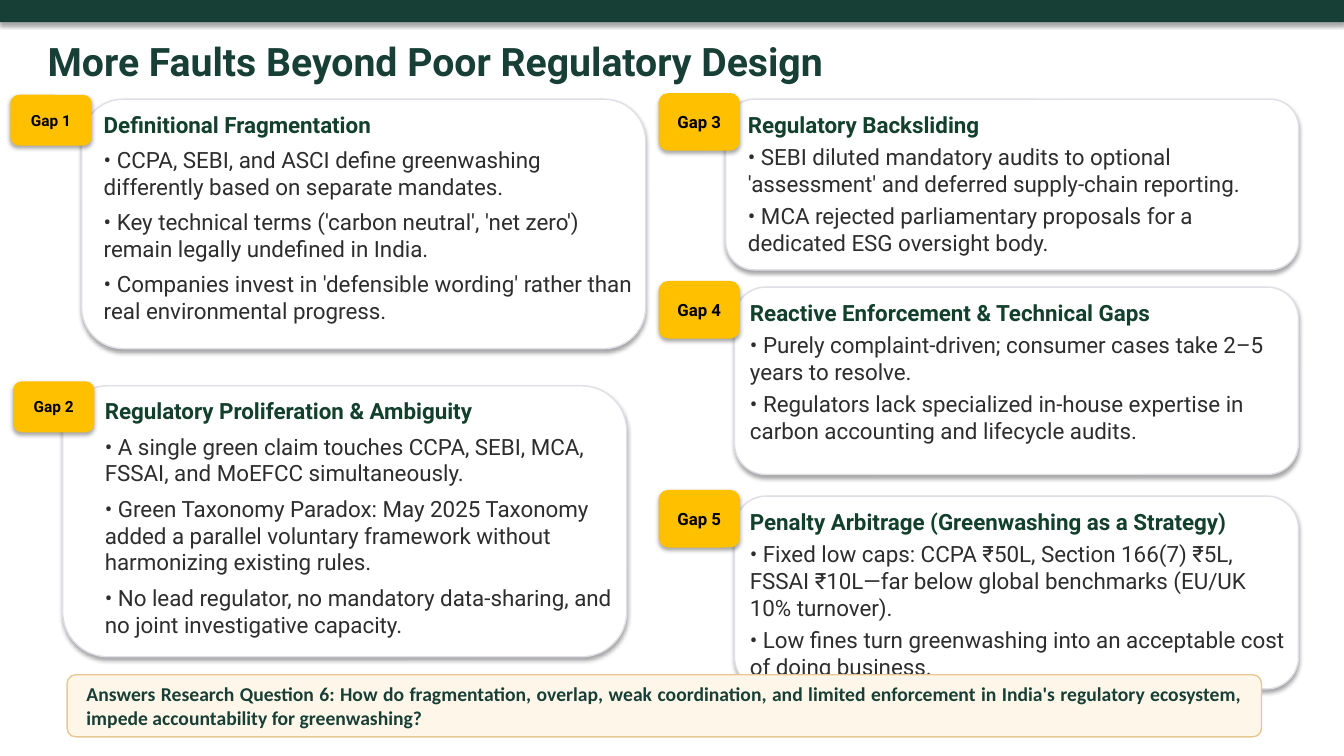
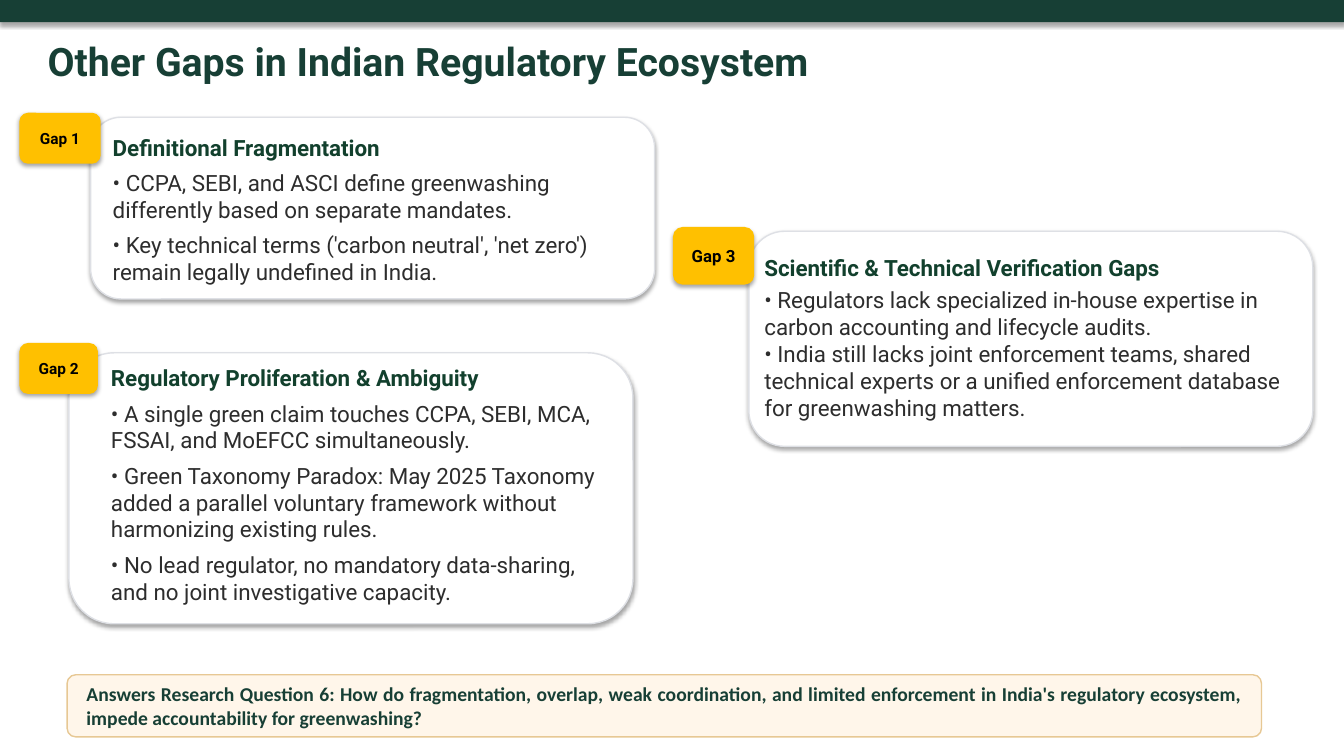
Before and after one commit to atul516/Final-VIva, a slide deck: slide 18 of Thesis Defence Presentation Final.pptx (slide 19 before the commit). Drawn at 1344x756 pixels with LibreOffice and Linux fonts; fonts in the diff are those of the drawing. Boxes give left, top, right and bottom in pixels: in the first picture for what was removed or moved away, otherwise in the second. Text is boxed around its words. In the diff, an @@ line names an element or a change of style, - is before the commit and + after.

```diff
--- a/Thesis Defence Presentation Final.pptx
+++ b/Thesis Defence Presentation Final.pptx
@@ text at (x1=48, y1=46, x2=808, y2=85): text changed @@
-More Faults Beyond Poor Regulatory Design
+Other Gaps in Indian Regulatory Ecosystem
@@ rounded rectangle "Gap 1" moved from (x1=10, y1=95, x2=92, y2=146) to (x1=19, y1=113, x2=101, y2=164) @@
@@ rounded rectangle resized from (x1=82, y1=99, x2=646, y2=348) to (x1=91, y1=117, x2=655, y2=298) @@
@@ rounded rectangle removed at (x1=658, y1=93, x2=740, y2=150) @@
-Gap 3
@@ rounded rectangle removed at (x1=726, y1=99, x2=1299, y2=269) @@
@@ text removed at (x1=748, y1=116, x2=1240, y2=256) @@
-Regulatory Backsliding
-• SEBI diluted mandatory audits to optional 'assessment' and deferred supply-chain reporting.
-• MCA rejected parliamentary proposals for a dedicated ESG oversight body.
@@ text "Definitional Fragmentation" moved from (x1=104, y1=116, x2=632, y2=324) to (x1=113, y1=139, x2=588, y2=285) @@
@@ rounded rectangle "Gap 3" moved from (x1=658, y1=281, x2=740, y2=339) to (x1=674, y1=227, x2=755, y2=284) @@
@@ rounded rectangle resized from (x1=735, y1=287, x2=1300, y2=475) to (x1=749, y1=231, x2=1314, y2=446) @@
@@ text in rounded rectangle at (x1=692, y1=250, x2=736, y2=266): text changed @@
-Gap 4
+Gap 3
@@ text "Scientific & Technical Verification Gaps" moved from (x1=750, y1=304, x2=1263, y2=444) to (x1=764, y1=259, x2=1280, y2=421) @@
@@ text at (x1=764, y1=259, x2=1159, y2=281): text changed; text colour #2D2D2D to #12402D; bold on @@
-Reactive Enforcement & Technical Gaps
-• Purely complaint-driven; consumer cases take 2–5 years to resolve.
+Scientific & Technical Verification Gaps
@@ text at (x1=104, y1=275, x2=632, y2=324): paragraph removed @@
-• Companies invest in 'defensible wording' rather than real environmental progress.
@@ rounded rectangle "Gap 2" moved from (x1=13, y1=381, x2=95, y2=433) to (x1=19, y1=343, x2=98, y2=394) @@
@@ rounded rectangle moved from (x1=63, y1=386, x2=627, y2=657) to (x1=69, y1=353, x2=633, y2=624) @@
@@ text at (x1=764, y1=345, x2=1280, y2=421): paragraph added @@
+• India still lacks joint enforcement teams, shared technical experts or a unified enforcement database for greenwashing matters.
@@ text "Regulatory Proliferation & Ambiguity" rewrapped from (x1=105, y1=402, x2=611, y2=638) to (x1=111, y1=369, x2=595, y2=605) @@
@@ rounded rectangle removed at (x1=658, y1=490, x2=740, y2=547) @@
-Gap 5
@@ rounded rectangle removed at (x1=735, y1=496, x2=1300, y2=689) @@
@@ text removed at (x1=750, y1=512, x2=1284, y2=676) @@
-Penalty Arbitrage (Greenwashing as a Strategy)
-• Fixed low caps: CCPA ₹50L, Section 166(7) ₹5L, FSSAI ₹10L—far below global benchmarks (EU/UK 10% turnover).
-• Low fines turn greenwashing into an acceptable cost of doing business.
```
Also in this commit, not shown: 5 other slides changed, 1 slide added, 2 slides removed.
